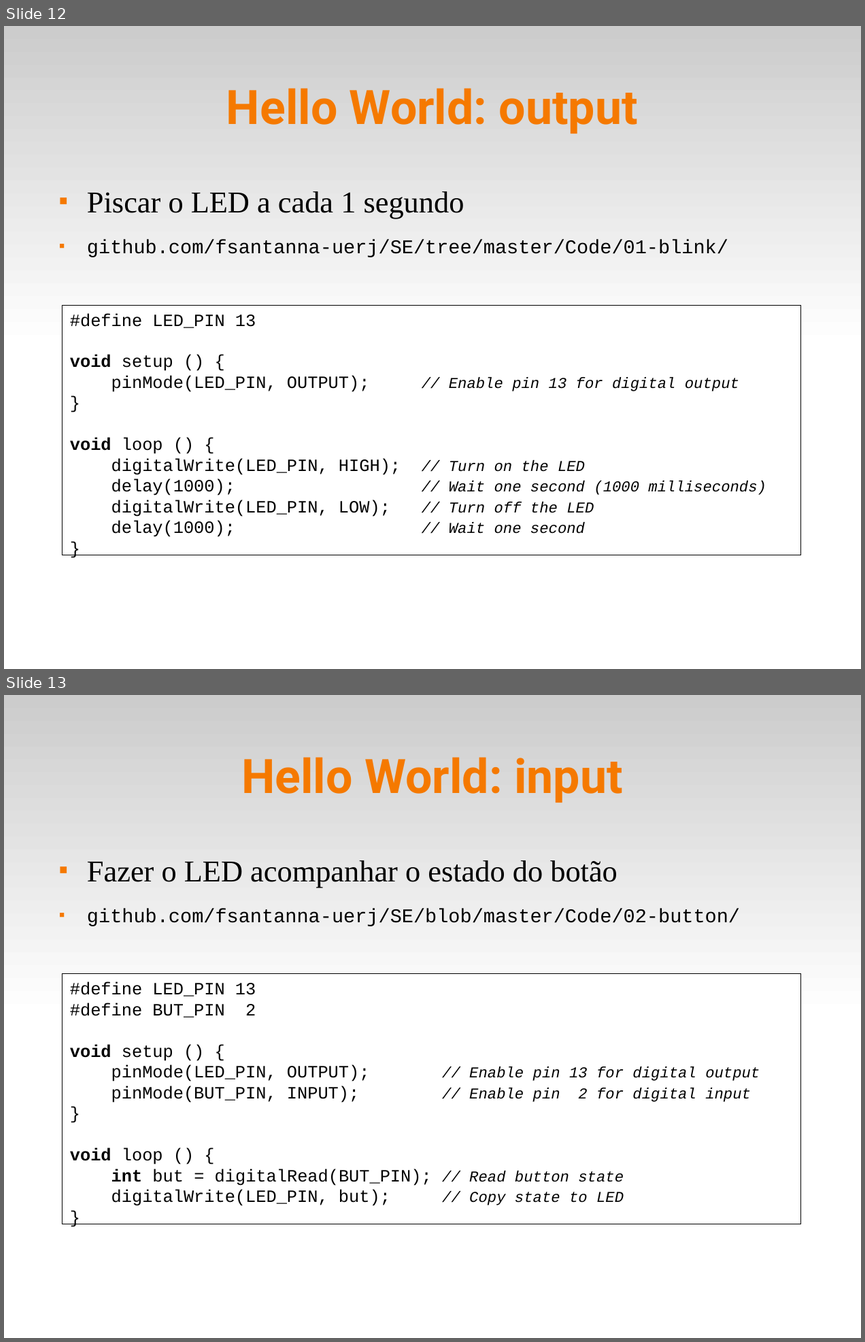
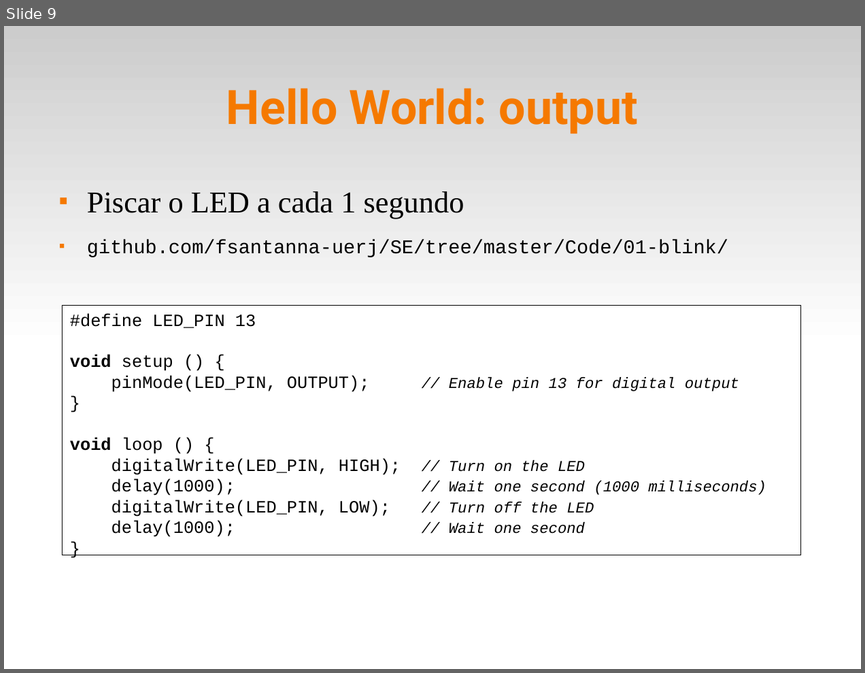
Before and after one commit to fsantanna-uerj/SE, a slide deck: Slides/se-02-gpio.odp. Shown one above the other, each under a label of ours: slides 12 and 13 before the commit, slide 9 after it. The pictures are 865x1342 and 865x673 pixels, drawn with LibreOffice and Linux fonts; fonts in the diff are those of the drawing. Boxes give left, top, right and bottom in pixels: in the first picture for what was removed or moved away, otherwise in the second. Text is boxed around its words. In the diff, an @@ line names an element or a change of style, - is before the commit and + after.

```diff
--- a/Slides/se-02-gpio.odp
+++ b/Slides/se-02-gpio.odp
@@ slide 13 removed at (4,695,861,1338), background #FFFFFF; not listed: 1 template element that a slide beside it also shows @@
@@ title removed at (241,757,623,802) @@
-Hello World: input
@@ text removed at (87,860,740,926) @@
-■ Fazer o LED acompanhar o estado do botão
-■ github.com/fsantanna-uerj/SE/blob/master/Code/02-button/
@@ rectangle removed at (62,974,801,1225) @@
-#define LED_PIN 13
-#define BUT_PIN 2
-void setup () {
-pinMode(LED_PIN, OUTPUT); // Enable pin 13 for digital output
-pinMode(BUT_PIN, INPUT); // Enable pin 2 for digital input
-}
-void loop () {
-int but = digitalRead(BUT_PIN); // Read button state
-digitalWrite(LED_PIN, but); // Copy state to LED
-}
@@ what was slide 12 is now slide 9 @@
```
Also in this commit, not shown: 2 slides changed, 2 slides added, 10 other slides removed, 3 other files.
